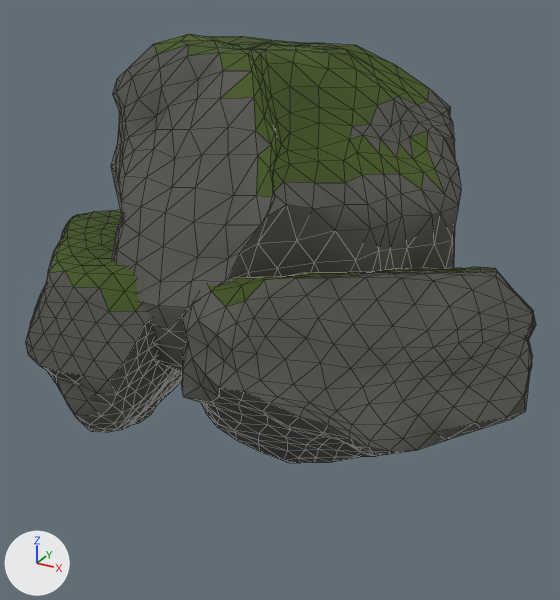
What one commit did to the glTF model assets/nature/cliff_a.glb.
Before and after are seen from a 50 mm lens placed at (4.67, -9.01, 5.76), pointed at (-0.1, -0.33, 1.42). The lights are fixed; the arrows at lower left show +X, +Y and +Z. The picture after the commit comes second. Mesh edges are drawn as thin lines. Objects named as collision shapes, trigger or cutter boxes, shadow casters or lower levels of detail are left out. Vertices at exactly the same position are counted once.

Objects in the first picture: 'LOD0'.
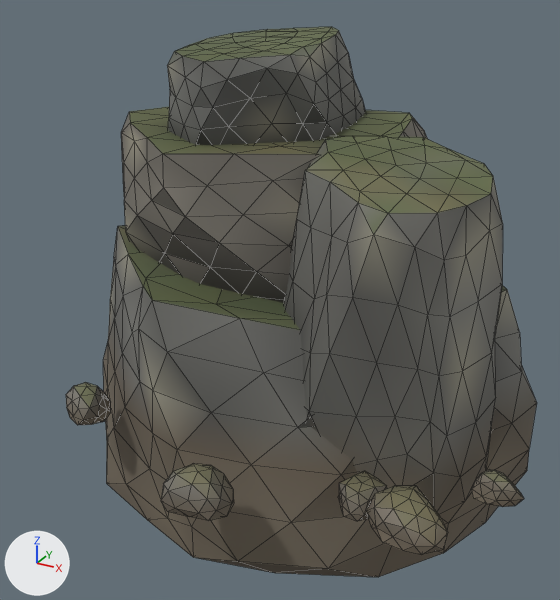
Pixel boxes [x1, y1, x2, y2] of what changed, in the pictures (560 x 600 px):
```json
{"object": "LOD0", "change": "recoloured, reshaped", "before": [25, 34, 536, 463], "after": [66, 27, 537, 577], "on screen": "8% narrower, 28% taller"}
{"part": 1, "of": "me_lod0", "change": "rebuilt", "before": [111, 34, 461, 373], "after": [121, 107, 428, 303]}
{"part": 2, "of": "me_lod0", "change": "rebuilt", "before": [182, 267, 536, 463], "after": [284, 136, 503, 515], "on screen": "38% narrower, 93% taller"}
{"part": 3, "of": "me_lod0", "change": "added", "after": [103, 226, 537, 577]}
{"part": 4, "of": "me_lod0", "change": "added", "after": [167, 27, 365, 145]}
{"part": 5, "of": "me_lod0", "change": "added", "after": [161, 464, 234, 521]}
{"part": 6, "of": "me_lod0", "change": "added", "after": [66, 382, 111, 425]}
{"part": 7, "of": "me_lod0", "change": "added", "after": [368, 486, 448, 555]}
{"part": 8, "of": "me_lod0", "change": "added", "after": [338, 471, 387, 522]}
{"part": 9, "of": "me_lod0", "change": "added", "after": [472, 470, 524, 507]}
{"part": 10, "of": "me_lod0", "change": "deleted", "before": [25, 210, 182, 432]}
```

Scene script edits in JSON lines:
```json
{"block": "mat_rock", "where": "n0 = _N.new('ShaderNodeBsdfPrincipled'); n0.name = 'Principled BSDF'"}
{"op": "set", "path": "n0.inputs[2].default_value", "old": "0.9", "new": "0.85", "note": "'Roughness'"}
{"op": "remove", "block": "mat_rock", "code": "n2 = _N.new('ShaderNodeMix'); n2.name = 'Mix'"}
{"op": "remove", "block": "mat_rock", "code": "n2.data_type = 'RGBA'"}
{"op": "remove", "block": "mat_rock", "code": "n2.blend_type = 'MULTIPLY'"}
{"op": "remove", "block": "mat_rock", "code": "n2.inputs[0].default_value = 1.0  # 'Factor'"}
{"op": "remove", "block": "mat_rock", "code": "n2.inputs[7].default_value = (0.117, 0.109, 0.0931, 1.0)  # 'B', dark grey #605d56"}
{"block": "mat_rock", "where": "n3 = _N.new('ShaderNodeVertexColor'); n3.name = 'Color Attribute'"}
{"op": "remove", "block": "mat_rock", "code": "_L.new(n2.outputs[2], n0.inputs[0])  # 'Result' to 'Base Color'"}
{"op": "remove", "block": "mat_rock", "code": "_L.new(n3.outputs[0], n2.inputs[6])  # 'Color' to 'A'"}
{"op": "add", "block": "mat_rock", "code": "_L.new(n3.outputs[0], n0.inputs[0])  # 'Color' to 'Base Color'"}
{"block": "me_lod0", "where": "# used by ob_lod0; location = (0.0, 0.0, 0.0)"}
{"op": "remove", "block": "me_lod0", "code": "me_lod0.from_pydata(...)  # 1926 vertices, 3840 faces; spans x -3.83..3.52, y -3.16..2.53, z -0.3..4.75"}
{"op": "add", "block": "me_lod0", "code": "me_lod0.from_pydata(...)  # 858 vertices, 1680 faces; spans x -3.49..3.62, y -3.31..2.7, z -1.88..4.84"}
{"block": "me_lod0", "change": "me_lod0 part 1: the loose piece of 642 vertices spanning x -3.45..2.18, y -2.58..2.53, z 0.66..4.75 is rebuilt with 162 vertices and now spans x -3.27..2.08, y -1.48..2.41, z 1.26..3.72, in mat_rock"}
{"block": "me_lod0", "change": "me_lod0 part 2: the loose piece of 642 vertices spanning x -0.51..3.52, y -3.16..0.74, z -0.24..2.69 is rebuilt with 162 vertices and now spans x 0.29..3.01, y -1.99..0.89, z -0.82..3.75, in mat_rock"}
{"block": "me_lod0", "change": "me_lod0 part 3: a new loose piece of 162 vertices spanning x -3.49..3.34, y -2.5..2.7, z -1.88..2.07, in mat_rock"}
{"block": "me_lod0", "change": "me_lod0 part 4: a new loose piece of 162 vertices spanning x -2.13..0.48, y -0.99..2.52, z 2.85..4.84, in mat_rock"}
{"block": "me_lod0", "change": "me_lod0 part 5: a new loose piece of 42 vertices spanning x -0.15..0.7, y -3.31..-2.6, z -0.11..0.37, in mat_rock"}
{"block": "me_lod0", "change": "me_lod0 part 6: a new loose piece of 42 vertices spanning x -2.57..-1.85, y -2.43..-1.7, z -0.1..0.34, in mat_rock"}
{"block": "me_lod0", "change": "me_lod0 part 7: a new loose piece of 42 vertices spanning x 2.11..3.04, y -2.61..-1.84, z -0.11..0.36, in mat_rock"}
{"block": "me_lod0", "change": "me_lod0 part 8: a new loose piece of 42 vertices spanning x 1.68..2.25, y -2.46..-1.83, z -0.08..0.27, in mat_rock"}
{"block": "me_lod0", "change": "me_lod0 part 9: a new loose piece of 42 vertices spanning x 3.04..3.62, y -1.45..-1.01, z -0.06..0.28, in mat_rock"}
{"block": "me_lod0", "change": "me_lod0 part 10: the loose piece of 642 vertices spanning x -3.83..-0.6, y -3.14..0.33, z -0.3..2.25 is deleted"}
{"op": "remove", "block": "me_lod0", "code": "me_lod0.materials.append(mat_moss)"}
```
